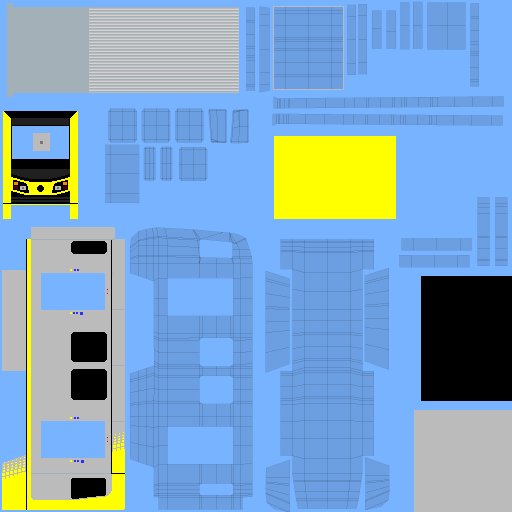
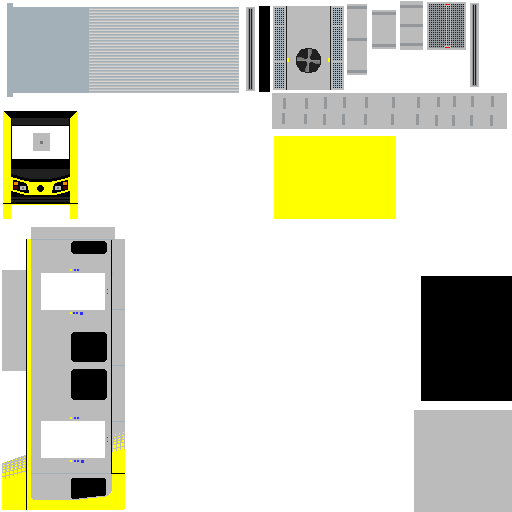
Layered file, before and after one edit (512 × 512). Changes by layer:
painted on "Roof Accessories" over [246, 1, 507, 129]
hid "Template" over [0, 0, 512, 512]
